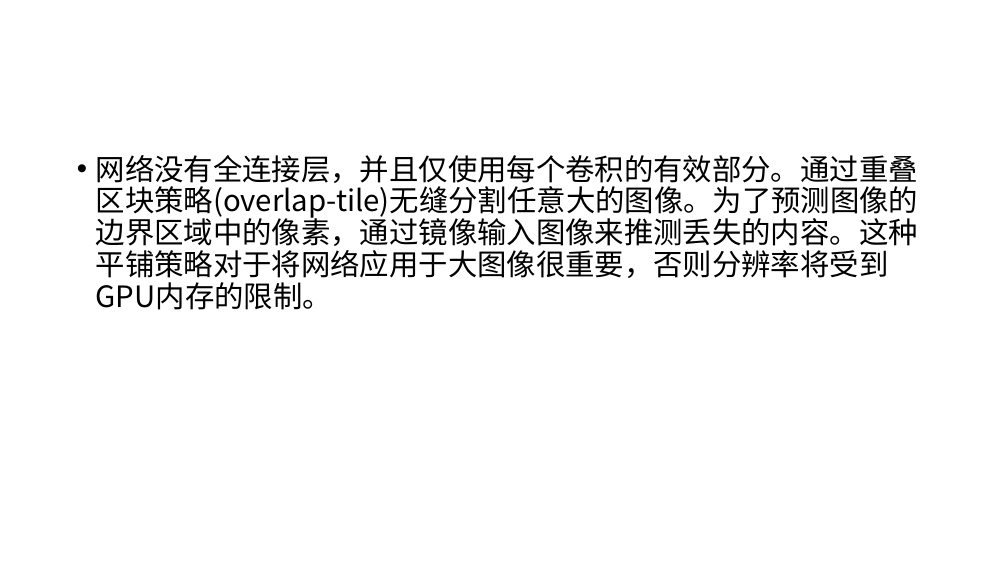
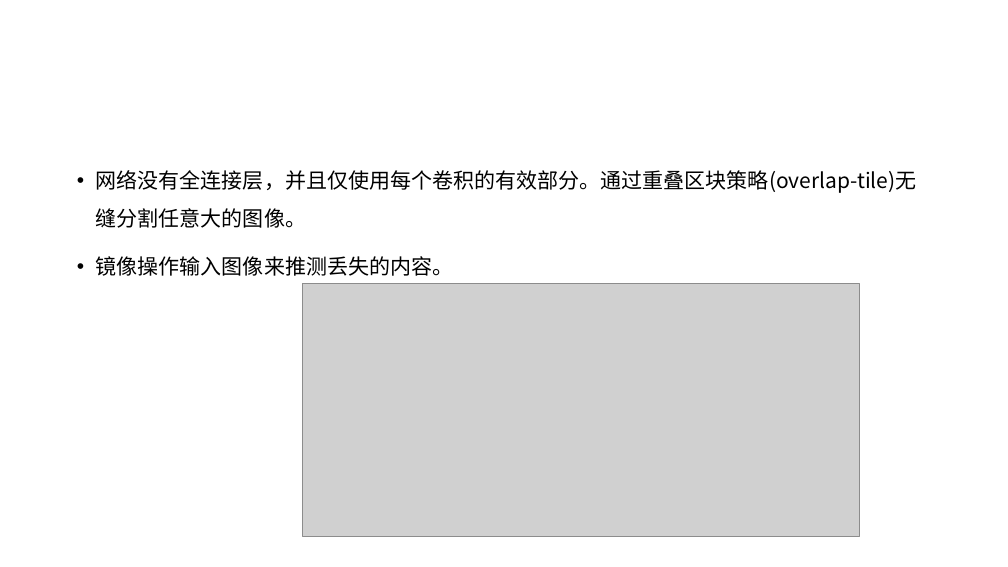
Before and after one commit to XianzhengWU/deeplearning_papernotes, a slide deck: slide 7 of w-第三次组会_2018.10.22.pptx. Drawn at 1008x567 pixels with LibreOffice and Linux fonts; fonts in the diff are those of the drawing; grey boxes stand for pictures. Boxes give left, top, right and bottom in pixels: in the first picture for what was removed or moved away, otherwise in the second. Text is boxed around its words. In the diff, an @@ line names an element or a change of style, - is before the commit and + after.

```diff
--- a/w-第三次组会_2018.10.22.pptx
+++ b/w-第三次组会_2018.10.22.pptx
@@ text at bbox=[96, 170, 917, 276]: text changed; size 28 to 20 pt @@
-• 网络没有全连接层，并且仅使用每个卷积的有效部分。通过重叠区块策略(overlap-tile)无缝分割任意大的图像。为了预测图像的边界区域中的像素，通过镜像输入图像来推测丢失的内容。这种平铺策略对于将网络应用于大图像很重要，否则分辨率将受到GPU内存的限制。
+• 网络没有全连接层，并且仅使用每个卷积的有效部分。通过重叠区块策略(overlap-tile)无缝分割任意大的图像。
+• 镜像操作输入图像来推测丢失的内容。
@@ picture added at bbox=[302, 284, 859, 536] @@
```
Also in this commit, not shown: 4 slides added, 8 slides removed, 1 other file.
